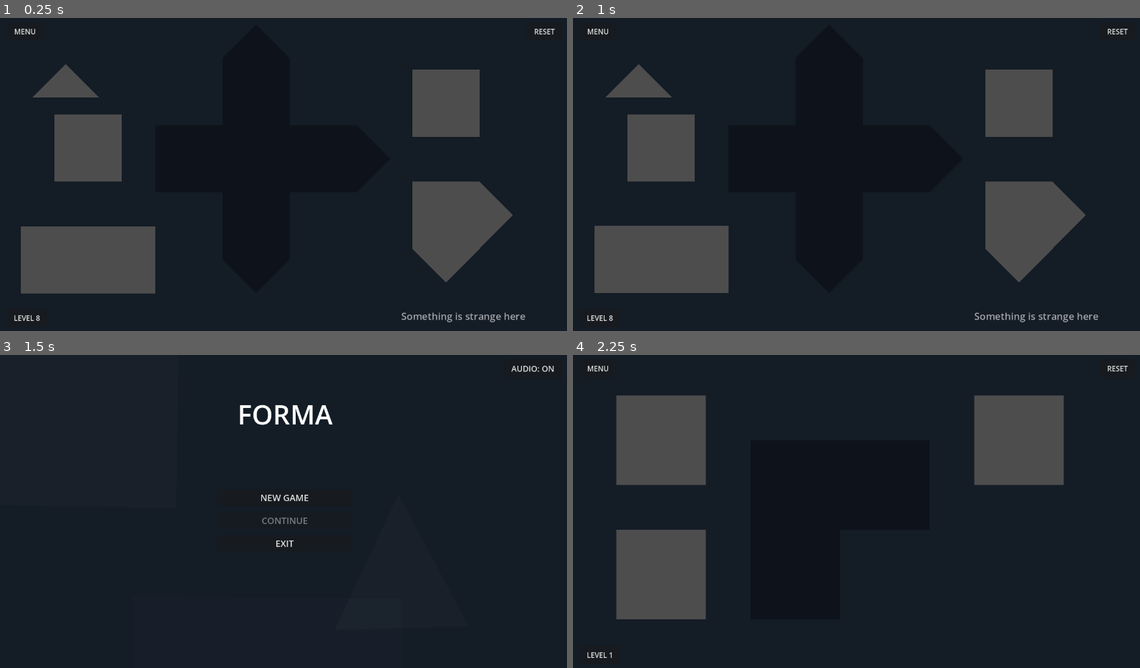
Above: before the commit, frames 1-4 (two rows, left to right).
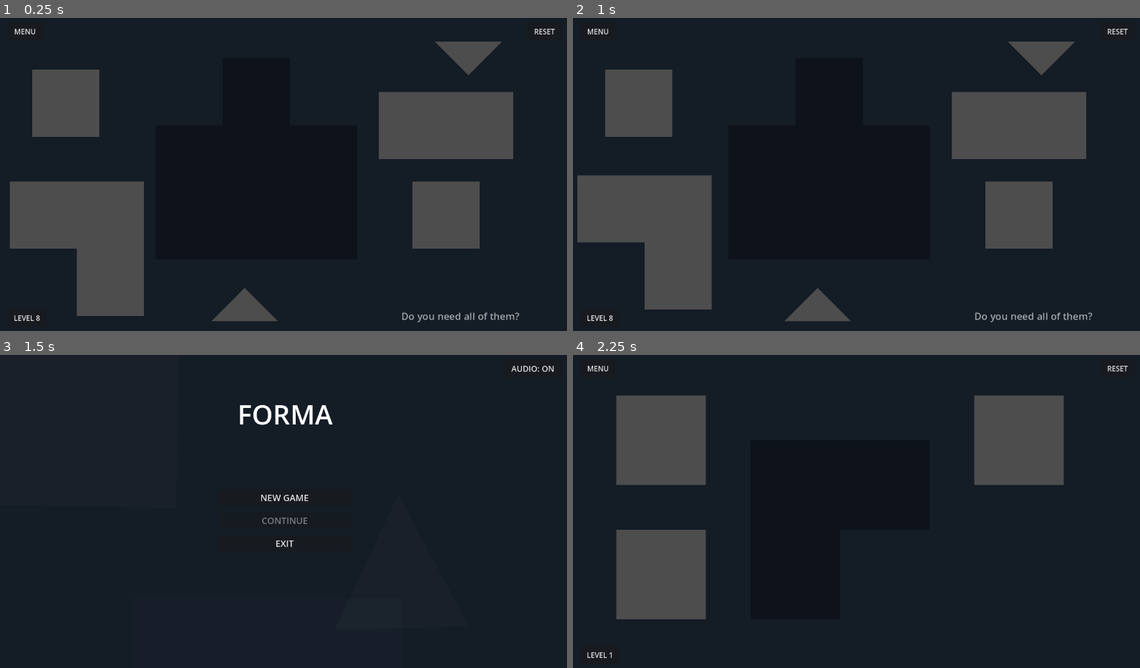
Above: after the commit, the same moments.

Repository: vaillant86/forma
Game: Godot game, scene res://lev_8.tscn
The game is run twice, just before and just after one commit, with the same random seed, the same clock (stepped at 60 frames per second) and the same inputs. This scene is started directly instead of the project's main scene.
Inputs (mouse positions are in pixels of both pictures, inside the frame that each line leads up to):
- Up to frame 1 (0.25 s): no input
- Up to frame 2 (1 s): tap Enter at 0.5 s; move the mouse to (663, 259) at 0.52 s; click (663, 259) at 0.67 s
- Up to frame 3 (1.5 s): click "MENU" at 1.25 s
- Up to frame 4 (2.25 s): click "NEW GAME" at 2 s

The runs differ from the first frame. In frame 1, 17% of the frame differs, in the area x 1-93%, y 7-98%; in frame 2, 17%, in the area x 0-93%, y 7-98%; in frame 3, nothing differs; in frame 4, nothing differs.

Commit message:
Backup automatico:

Diff:
--- a/scripts/base_level.gd
+++ b/scripts/base_level.gd
@@ -10,6 +10,12 @@
 
 func _ready():
 	pass
+
+func _get_level_number() -> int:
+	var nome = scene_file_path.get_file().get_basename()
+	if "_" in nome:
+		return int(nome.split("_")[1])
+	return 1
 
 func _process(_delta):
 	if not griglia_calcolata:
@@ -27,12 +33,7 @@
 func imposta_interfaccia():
 	$UI/LabelVittoria.hide()
 	$UI/BtnProssimoLivello.hide()
-
-	var nome_file = scene_file_path.get_file().get_basename()
-	if "_" in nome_file:
-		$UI/BtnLevel.text = "LEVEL " + nome_file.split("_")[1]
-	else:
-		$UI/BtnLevel.text = "LEVEL " + nome_file
+	$UI/BtnLevel.text = "LEVEL " + str(_get_level_number())
 
 func calcola_griglia_automatica():
 	var sagoma = null
@@ -132,19 +133,16 @@
 	$UI/LabelVittoria.show()
 	$UI/BtnProssimoLivello.show()
 
-	var nome = scene_file_path.get_file().get_basename()
-	if "_" in nome:
-		var lv = int(nome.split("_")[1])
-		if SaveManager.save_data["livello_sbloccato"] <= lv:
-			SaveManager.save_data["livello_sbloccato"] = lv + 1
-			SaveManager.save_game()
+	var lv = _get_level_number()
+	if SaveManager.save_data["livello_sbloccato"] <= lv:
+		SaveManager.save_data["livello_sbloccato"] = lv + 1
+		SaveManager.save_game()
 
 	gioco_attivo = false
 	set_process(false)
 
 func _on_btn_prossimo_livello_pressed():
-	var nome = scene_file_path.get_file().get_basename()
-	var prossimo = int(nome.split("_")[1]) + 1
+	var prossimo = _get_level_number() + 1
 	var path = "res://lev_" + str(prossimo) + ".tscn"
 	if ResourceLoader.exists(path):
 		get_tree().change_scene_to_file(path)
--- a/scripts/l_shape.gd
+++ b/scripts/l_shape.gd
@@ -1,49 +1,12 @@
 extends "res://scripts/square.gd"
 
 func _ready():
-	super() # Richiama il grigio scuro da square.gd
-
-	var vertici = PackedVector2Array([
-		Vector2(-100, 100),   # Angolo in basso a sinistra (origine)
-		Vector2(300, 100),    # Punta estrema in basso a destra
-		Vector2(300, -100),   # Punta alta del braccio destro
-		Vector2(100, -100),   # Angolo interno
-		Vector2(100, -300),   # Punta alta del braccio superiore
-		Vector2(-100, -300)   # Punta sinistra del braccio superiore
-	])
-
-	var poly = Polygon2D.new()
-	poly.polygon = vertici
-	add_child(poly)
-
-	var collision = CollisionPolygon2D.new()
-	collision.polygon = vertici
-	add_child(collision)
-
-func _input_event(_viewport, event, _shape_idx):
-	if event is InputEventMouseButton and event.pressed:
-
-		if event.button_index == MOUSE_BUTTON_LEFT and pezzo_attivo == null:
-			pezzo_attivo = self
-			trascinamento = true
-			scarto_mouse = global_position - get_global_mouse_position()
-			z_index = 10
-			get_viewport().set_input_as_handled()
-
-
-		elif event.button_index == MOUSE_BUTTON_RIGHT:
-			rotation_degrees += 90.0
-			rotation_degrees = round(rotation_degrees / 90.0) * 90.0
-
-			if trascinamento:
-				scarto_mouse = global_position - get_global_mouse_position()
-
-			get_viewport().set_input_as_handled()
-
-func _input(event):
-	if event is InputEventMouseButton and event.button_index == MOUSE_BUTTON_LEFT:
-		if not event.pressed and trascinamento:
-			trascinamento = false
-			z_index = 0
-			applica_calamita()
-			pezzo_attivo = null
+	super()
+	_setup_shape(PackedVector2Array([
+		Vector2(-100, 100),
+		Vector2(300, 100),
+		Vector2(300, -100),
+		Vector2(100, -100),
+		Vector2(100, -300),
+		Vector2(-100, -300)
+	]))
--- a/scripts/lev_2.gd
+++ b/scripts/lev_2.gd
@@ -16,8 +16,8 @@
 
 	spawn_quadrato("Pezzo_Rosso", Vector2(150, 150))
 	spawn_quadrato("Pezzo_Verde", Vector2(150, 500))
-	spawn_quadrato("Pezzo_Blu", Vector2(1000, 150))
-	spawn_quadrato("Pezzo_Giallo", Vector2(1000, 500))
+	spawn_quadrato("Pezzo_Blu", Vector2(1050, 150))
+	spawn_quadrato("Pezzo_Giallo", Vector2(1050, 500))
 
 func spawn_quadrato(nome, pos):
 	var p = preload("res://square.tscn").instantiate()
--- a/scripts/lev_3.gd
+++ b/scripts/lev_3.gd
@@ -24,7 +24,7 @@
 	spawn_triangolo("Pezzo_T1", Vector2(850, 150), 90)
 	spawn_triangolo("Pezzo_T2", Vector2(1050, 150), 0)
 	spawn_triangolo("Pezzo_T3", Vector2(950, 300), 90)
-	spawn_triangolo("Pezzo_T4", Vector2(950, 500), 90)
+	spawn_triangolo("Pezzo_T4", Vector2(950, 500), 180)
 
 	var tip = Label.new()
 	tip.text = "Right-click on a piece to rotate it"
--- a/scripts/lev_6.gd
+++ b/scripts/lev_6.gd
@@ -4,19 +4,28 @@
 	var sagoma = Polygon2D.new()
 	sagoma.color = Color(0, 0, 0, 0.3)
 	sagoma.polygon = PackedVector2Array([
-		Vector2(351, 549), Vector2(801, 549), Vector2(801, 249),
-		Vector2(726, 174), Vector2(651, 249), Vector2(576, 174),
-		Vector2(501, 249), Vector2(501, 99),  Vector2(351, 99),
-		Vector2(351, 549)
+		Vector2(351, 249), Vector2(351, 399), Vector2(501, 399),
+		Vector2(501, 549), Vector2(576, 624), Vector2(651, 549),
+		Vector2(651, 399), Vector2(801, 399), Vector2(876, 324),
+		Vector2(801, 249), Vector2(651, 249), Vector2(651, 99),
+		Vector2(576, 24),  Vector2(501, 99),  Vector2(501, 249)
 	])
 	add_child(sagoma)
 
-	spawn_l_shape("Pezzo_L", Vector2(100, 550))
-	spawn_rettangolo("Pezzo_Rect", Vector2(1000, 200), 90)
-	spawn_quadrato("Pezzo_Q1", Vector2(900, 600))
-	spawn_quadrato("Pezzo_Q2", Vector2(1100, 500))
-	spawn_triangolo("Pezzo_T1", Vector2(150, 100), 270)
-	spawn_triangolo("Pezzo_T2", Vector2(250, 250), 90)
+	spawn_rettangolo("Pezzo_Rect", Vector2(200, 550), 90)
+	spawn_quadrato("Pezzo_Q1", Vector2(1000, 200))
+	spawn_quadrato("Pezzo_Q2", Vector2(200, 300))
+	spawn_quadrato("Pezzo_Q3", Vector2(1000, 450))
+	spawn_triangolo("Pezzo_T1", Vector2(150, 150), 0)
+	spawn_triangolo("Pezzo_T2", Vector2(1000, 563), 180)
+	spawn_triangolo("Pezzo_T3", Vector2(1112, 450), 90)
+
+	var tip = Label.new()
+	tip.text = "Something is strange here"
+	tip.add_theme_font_size_override("font_size", 22)
+	tip.add_theme_color_override("font_color", Color(1.0, 1.0, 1.0, 0.6))
+	tip.position = Vector2(900, 660)
+	add_child(tip)
 
 func spawn_quadrato(nome, pos):
 	var p = preload("res://square.tscn").instantiate()
@@ -36,16 +45,6 @@
 	pezzo.set_meta("forma", "rettangolo")
 	add_child(pezzo)
 
-func spawn_l_shape(nome, pos, rot = 0.0):
-	var pezzo = Area2D.new()
-	pezzo.set_script(load("res://scripts/l_shape.gd"))
-	pezzo.name = nome
-	pezzo.position = pos
-	pezzo.rotation_degrees = rot
-	pezzo.scale = Vector2(0.75, 0.75)
-	pezzo.set_meta("forma", "l_shape")
-	add_child(pezzo)
-
 func spawn_triangolo(nome, pos, rot):
 	var tr = Area2D.new()
 	tr.set_script(load("res://scripts/triangle.gd"))
--- a/scripts/lev_8.gd
+++ b/scripts/lev_8.gd
@@ -4,24 +4,23 @@
 	var sagoma = Polygon2D.new()
 	sagoma.color = Color(0, 0, 0, 0.3)
 	sagoma.polygon = PackedVector2Array([
-		Vector2(351, 249), Vector2(351, 399), Vector2(501, 399),
-		Vector2(501, 549), Vector2(576, 624), Vector2(651, 549),
-		Vector2(651, 399), Vector2(801, 399), Vector2(876, 324),
-		Vector2(801, 249), Vector2(651, 249), Vector2(651, 99),
-		Vector2(576, 24),  Vector2(501, 99),  Vector2(501, 249)
+		Vector2(351, 549), Vector2(801, 549), # Base
+		Vector2(801, 249), Vector2(651, 249), # Gradino destro
+		Vector2(651, 99),  Vector2(501, 99),  # Cima del podio (centro)
+		Vector2(501, 249), Vector2(351, 249)  # Gradino sinistro
 	])
 	add_child(sagoma)
 
-	spawn_rettangolo("Pezzo_Rect", Vector2(200, 550), 90)
-	spawn_quadrato("Pezzo_Q1", Vector2(1000, 200))
-	spawn_quadrato("Pezzo_Q2", Vector2(200, 300))
-	spawn_quadrato("Pezzo_Q3", Vector2(1000, 450))
-	spawn_triangolo("Pezzo_T1", Vector2(150, 150), 0)
-	spawn_triangolo("Pezzo_T2", Vector2(1000, 563), 180)
-	spawn_triangolo("Pezzo_T3", Vector2(1112, 450), 90)
+	spawn_l_shape("Pezzo_L", Vector2(250, 450), 180)
+	spawn_rettangolo("Pezzo_Rect", Vector2(1000, 250), 90)
+	spawn_quadrato("Pezzo_Q1", Vector2(150, 200))
+	spawn_quadrato("Pezzo_Q2", Vector2(1000, 450))
+
+	spawn_triangolo("Falso_T1", Vector2(550, 650), 0)
+	spawn_triangolo("Falso_T2", Vector2(1050, 100), 180)
 
 	var tip = Label.new()
-	tip.text = "Something is strange here"
+	tip.text = "Do you need all of them?"
 	tip.add_theme_font_size_override("font_size", 22)
 	tip.add_theme_color_override("font_color", Color(1.0, 1.0, 1.0, 0.6))
 	tip.position = Vector2(900, 660)
@@ -45,7 +44,17 @@
 	pezzo.set_meta("forma", "rettangolo")
 	add_child(pezzo)
 
-func spawn_triangolo(nome, pos, rot):
+func spawn_l_shape(nome, pos, rot = 0.0):
+	var pezzo = Area2D.new()
+	pezzo.set_script(load("res://scripts/l_shape.gd"))
+	pezzo.name = nome
+	pezzo.position = pos
+	pezzo.rotation_degrees = rot
+	pezzo.scale = Vector2(0.75, 0.75)
+	pezzo.set_meta("forma", "l_shape")
+	add_child(pezzo)
+
+func spawn_triangolo(nome, pos, rot = 0.0):
 	var tr = Area2D.new()
 	tr.set_script(load("res://scripts/triangle.gd"))
 	tr.name = nome
--- a/scripts/lev_9.gd
+++ b/scripts/lev_9.gd
@@ -4,27 +4,19 @@
 	var sagoma = Polygon2D.new()
 	sagoma.color = Color(0, 0, 0, 0.3)
 	sagoma.polygon = PackedVector2Array([
-		Vector2(351, 549), Vector2(801, 549), # Base
-		Vector2(801, 249), Vector2(651, 249), # Gradino destro
-		Vector2(651, 99),  Vector2(501, 99),  # Cima del podio (centro)
-		Vector2(501, 249), Vector2(351, 249)  # Gradino sinistro
+		Vector2(351, 549), Vector2(801, 549), Vector2(801, 249),
+		Vector2(726, 174), Vector2(651, 249), Vector2(576, 174),
+		Vector2(501, 249), Vector2(501, 99),  Vector2(351, 99),
+		Vector2(351, 549)
 	])
 	add_child(sagoma)
 
-	spawn_l_shape("Pezzo_L", Vector2(250, 450), 180)
-	spawn_rettangolo("Pezzo_Rect", Vector2(1000, 250), 90)
-	spawn_quadrato("Pezzo_Q1", Vector2(150, 200))
-	spawn_quadrato("Pezzo_Q2", Vector2(1000, 450))
-
-	spawn_triangolo("Falso_T1", Vector2(150, 600), 90)
-	spawn_triangolo("Falso_T2", Vector2(1050, 100), 180)
-
-	var tip = Label.new()
-	tip.text = "Do you need all of them?"
-	tip.add_theme_font_size_override("font_size", 22)
-	tip.add_theme_color_override("font_color", Color(1.0, 1.0, 1.0, 0.6))
-	tip.position = Vector2(900, 660)
-	add_child(tip)
+	spawn_l_shape("Pezzo_L", Vector2(100, 550))
+	spawn_rettangolo("Pezzo_Rect", Vector2(1000, 200), 90)
+	spawn_quadrato("Pezzo_Q1", Vector2(900, 600))
+	spawn_quadrato("Pezzo_Q2", Vector2(1100, 500))
+	spawn_triangolo("Pezzo_T1", Vector2(150, 100), 270)
+	spawn_triangolo("Pezzo_T2", Vector2(250, 250), 90)
 
 func spawn_quadrato(nome, pos):
 	var p = preload("res://square.tscn").instantiate()
@@ -54,7 +46,7 @@
 	pezzo.set_meta("forma", "l_shape")
 	add_child(pezzo)
 
-func spawn_triangolo(nome, pos, rot = 0.0):
+func spawn_triangolo(nome, pos, rot):
 	var tr = Area2D.new()
 	tr.set_script(load("res://scripts/triangle.gd"))
 	tr.name = nome
--- a/scripts/rectangle.gd
+++ b/scripts/rectangle.gd
@@ -1,46 +1,10 @@
 extends "res://scripts/square.gd"
 
 func _ready():
-	super() # Richiama il grigio scuro da square.gd
-
-	var vertici = PackedVector2Array([
-		Vector2(-100, -200),  # In alto a sinistra
-		Vector2(100, -200),   # In alto a destra
-		Vector2(100, 200),    # In basso a destra
-		Vector2(-100, 200)    # In basso a sinistra
-	])
-
-	var poly = Polygon2D.new()
-	poly.polygon = vertici
-	add_child(poly)
-
-	var collision = CollisionPolygon2D.new()
-	collision.polygon = vertici
-	add_child(collision)
-
-func _input_event(_viewport, event, _shape_idx):
-	if event is InputEventMouseButton and event.pressed:
-
-		if event.button_index == MOUSE_BUTTON_LEFT and pezzo_attivo == null:
-			pezzo_attivo = self
-			trascinamento = true
-			scarto_mouse = global_position - get_global_mouse_position()
-			z_index = 10
-			get_viewport().set_input_as_handled()
-
-		elif event.button_index == MOUSE_BUTTON_RIGHT:
-			rotation_degrees += 90.0
-			rotation_degrees = round(rotation_degrees / 90.0) * 90.0
-
-			if trascinamento:
-				scarto_mouse = global_position - get_global_mouse_position()
-
-			get_viewport().set_input_as_handled()
-
-func _input(event):
-	if event is InputEventMouseButton and event.button_index == MOUSE_BUTTON_LEFT:
-		if not event.pressed and trascinamento:
-			trascinamento = false
-			z_index = 0
-			applica_calamita()
-			pezzo_attivo = null
+	super()
+	_setup_shape(PackedVector2Array([
+		Vector2(-100, -200),
+		Vector2(100, -200),
+		Vector2(100, 200),
+		Vector2(-100, 200)
+	]))
--- a/scripts/square.gd
+++ b/scripts/square.gd
@@ -9,13 +9,28 @@
 func _ready():
 	modulate = Color(0.30, 0.30, 0.30) # GRIGIO SCURO
 
+func _setup_shape(vertici: PackedVector2Array) -> void:
+	var poly = Polygon2D.new()
+	poly.polygon = vertici
+	add_child(poly)
+
+	var collision = CollisionPolygon2D.new()
+	collision.polygon = vertici
+	add_child(collision)
+
 func _input_event(_viewport, event, _shape_idx):
-	if event is InputEventMouseButton and event.button_index == MOUSE_BUTTON_LEFT:
-		if event.pressed and pezzo_attivo == null:
+	if event is InputEventMouseButton and event.pressed:
+		if event.button_index == MOUSE_BUTTON_LEFT and pezzo_attivo == null:
 			pezzo_attivo = self
 			trascinamento = true
 			scarto_mouse = global_position - get_global_mouse_position()
 			z_index = 10
+			get_viewport().set_input_as_handled()
+		elif event.button_index == MOUSE_BUTTON_RIGHT:
+			rotation_degrees += 90.0
+			rotation_degrees = round(rotation_degrees / 90.0) * 90.0
+			if trascinamento:
+				scarto_mouse = global_position - get_global_mouse_position()
 			get_viewport().set_input_as_handled()
 
 func _input(event):
--- a/scripts/trapezoid.gd
+++ b/scripts/trapezoid.gd
@@ -1,46 +1,10 @@
 extends "res://scripts/square.gd"
 
 func _ready():
-	super() # Richiama il grigio scuro da square.gd
-
-	var vertici = PackedVector2Array([
-		Vector2(-100, -50),      # Angolo superiore sinistro
-		Vector2(100, -50),       # Angolo superiore destro
-		Vector2(300, 150),       # Angolo inferiore destro
-		Vector2(100, 150)        # Angolo inferiore sinistro
-	])
-
-	var poly = Polygon2D.new()
-	poly.polygon = vertici
-	add_child(poly)
-
-	var collision = CollisionPolygon2D.new()
-	collision.polygon = vertici
-	add_child(collision)
-
-func _input_event(_viewport, event, _shape_idx):
-	if event is InputEventMouseButton and event.pressed:
-
-		if event.button_index == MOUSE_BUTTON_LEFT and pezzo_attivo == null:
-			pezzo_attivo = self
-			trascinamento = true
-			scarto_mouse = global_position - get_global_mouse_position()
-			z_index = 10
-			get_viewport().set_input_as_handled()
-
-		elif event.button_index == MOUSE_BUTTON_RIGHT:
-			rotation_degrees += 90.0
-			rotation_degrees = round(rotation_degrees / 90.0) * 90.0
-
-			if trascinamento:
-				scarto_mouse = global_position - get_global_mouse_position()
-
-			get_viewport().set_input_as_handled()
-
-func _input(event):
-	if event is InputEventMouseButton and event.button_index == MOUSE_BUTTON_LEFT:
-		if not event.pressed and trascinamento:
-			trascinamento = false
-			z_index = 0
-			applica_calamita()
-			pezzo_attivo = null
+	super()
+	_setup_shape(PackedVector2Array([
+		Vector2(-100, -50),
+		Vector2(100, -50),
+		Vector2(300, 150),
+		Vector2(100, 150)
+	]))
--- a/scripts/triangle.gd
+++ b/scripts/triangle.gd
@@ -1,45 +1,9 @@
 extends "res://scripts/square.gd"
 
 func _ready():
-	super() # Richiama il grigio scuro da square.gd
-
-	var vertici = PackedVector2Array([
-		Vector2(0, -50),   # Punta
-		Vector2(100, 50),  # Angolo basso destra
-		Vector2(-100, 50)  # Angolo basso sinistra
-	])
-
-	var poly = Polygon2D.new()
-	poly.polygon = vertici
-	add_child(poly)
-
-	var collision = CollisionPolygon2D.new()
-	collision.polygon = vertici
-	add_child(collision)
-
-func _input_event(_viewport, event, _shape_idx):
-	if event is InputEventMouseButton and event.pressed:
-
-		if event.button_index == MOUSE_BUTTON_LEFT and pezzo_attivo == null:
-			pezzo_attivo = self
-			trascinamento = true
-			scarto_mouse = global_position - get_global_mouse_position()
-			z_index = 10
-			get_viewport().set_input_as_handled()
-
-		elif event.button_index == MOUSE_BUTTON_RIGHT:
-			rotation_degrees += 90.0
-			rotation_degrees = round(rotation_degrees / 90.0) * 90.0
-
-			if trascinamento:
-				scarto_mouse = global_position - get_global_mouse_position()
-
-			get_viewport().set_input_as_handled()
-
-func _input(event):
-	if event is InputEventMouseButton and event.button_index == MOUSE_BUTTON_LEFT:
-		if not event.pressed and trascinamento:
-			trascinamento = false
-			z_index = 0
-			applica_calamita()
-			pezzo_attivo = null
+    super()
+    _setup_shape(PackedVector2Array([
+        Vector2(0, -50),
+        Vector2(100, 50),
+        Vector2(-100, 50)
+    ]))
Not shown, changed: export_presets.cfg
Not shown: 1 places in lev_6.tscn that only renumber resources
Not shown: 1 places in lev_8.tscn that only renumber resources
Not shown: 1 places in lev_9.tscn that only renumber resources
